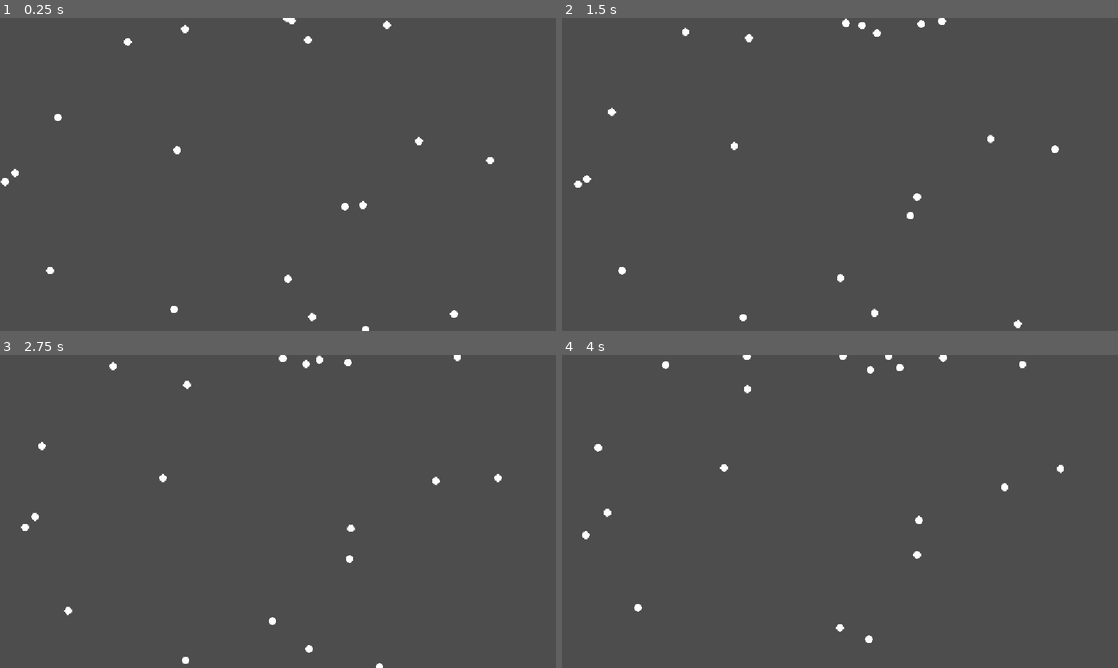
Above: before the commit, frames 1-4 (two rows, left to right).
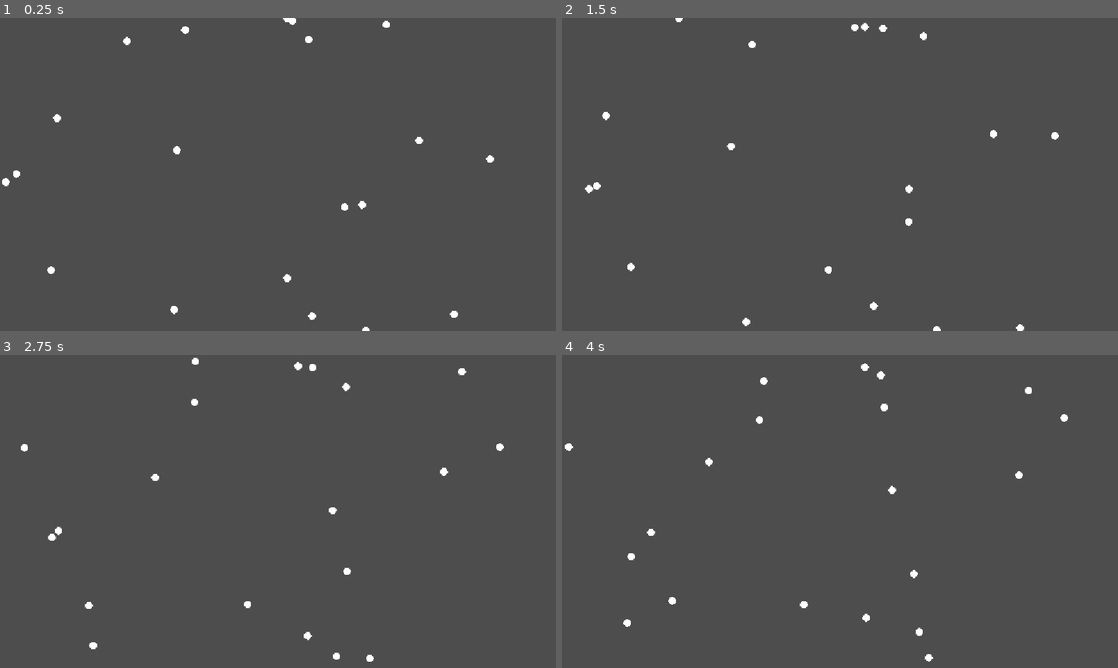
Above: after the commit, the same moments.

Repository: eni-school-project/particle-swarm-optimization
Game: Godot game, scene res://main.tscn
Two runs of this game, one before a commit and one after it. Both use one fixed random seed, a clock stepped at 60 frames per second and the inputs below.
Inputs:
- Up to frame 1 (0.25 s): no input
- Up to frame 2 (1.5 s): no input
- Up to frame 3 (2.75 s): no input
- Up to frame 4 (4 s): no input

The runs differ from the first frame. In frame 1, 0.2% of the frame differs, in the area x 0-89%, y 0-100%; in frame 2, 1.0%; in frame 3, 1.1%, in the area x 3-91%, y 0-100%; in frame 4, 1.1%.

Commit message:
Fix : logical error about position and not distance

Diff:
--- a/scenes/particle.tscn
+++ b/scenes/particle.tscn
@@ -7,11 +7,19 @@
 radius = 8.0
 
 [node name="Particle" type="CharacterBody2D"]
+light_mask = 2
+visibility_layer = 2
+collision_layer = 0
+collision_mask = 0
 script = ExtResource("1_jw3tu")
 metadata/_edit_group_ = true
 
 [node name="CollisionShape2D" type="CollisionShape2D" parent="."]
+light_mask = 2
+visibility_layer = 2
 shape = SubResource("CircleShape2D_4potr")
 
 [node name="Sprite2D" type="Sprite2D" parent="."]
+light_mask = 2
+visibility_layer = 2
 texture = ExtResource("2_y25om")
--- a/scripts/particle.gd
+++ b/scripts/particle.gd
@@ -1,10 +1,14 @@
+class_name Particle
 extends CharacterBody2D
 
-@export var max_speed: float = 20.0
+@export var max_speed: float = 200.0
 @export var wander_strength: float = 5.0
 @export var change_direction_every: float = 0.1
 
 var wander_timer: float = 0.0
+
+var objective: Vector2 = Vector2.ZERO
+var best_distance: float = INF
 
 func _physics_process(delta: float) -> void:
 	move_and_slide()
@@ -12,19 +16,20 @@
 	if velocity.length() > max_speed:
 		velocity = velocity.limit_length(max_speed)
 
-	wander_timer -= delta
-	if wander_timer <= 0.0:
-		var random_nudge = Vector2.from_angle(randf() * TAU) * wander_strength
-		velocity += random_nudge
-		wander_timer = change_direction_every
+	if (not get_tree().has_group("target")):
+		wander_timer -= delta
+		if wander_timer <= 0.0:
+			var random_nudge = Vector2.from_angle(randf() * TAU) * wander_strength
+			velocity += random_nudge
+			wander_timer = change_direction_every
 
-	var viewport = get_viewport_rect()
-	if position.x < 0:
-		position.x = viewport.size.x
-	elif position.x > viewport.size.x:
-		position.x = 0
+		var viewport = get_viewport_rect()
+		if position.x < 0:
+			position.x = viewport.size.x
+		elif position.x > viewport.size.x:
+			position.x = 0
 
-	if position.y < 0:
-		position.y = viewport.size.y
-	elif position.y > viewport.size.y:
-		position.y = 0
+		if position.y < 0:
+			position.y = viewport.size.y
+		elif position.y > viewport.size.y:
+			position.y = 0
